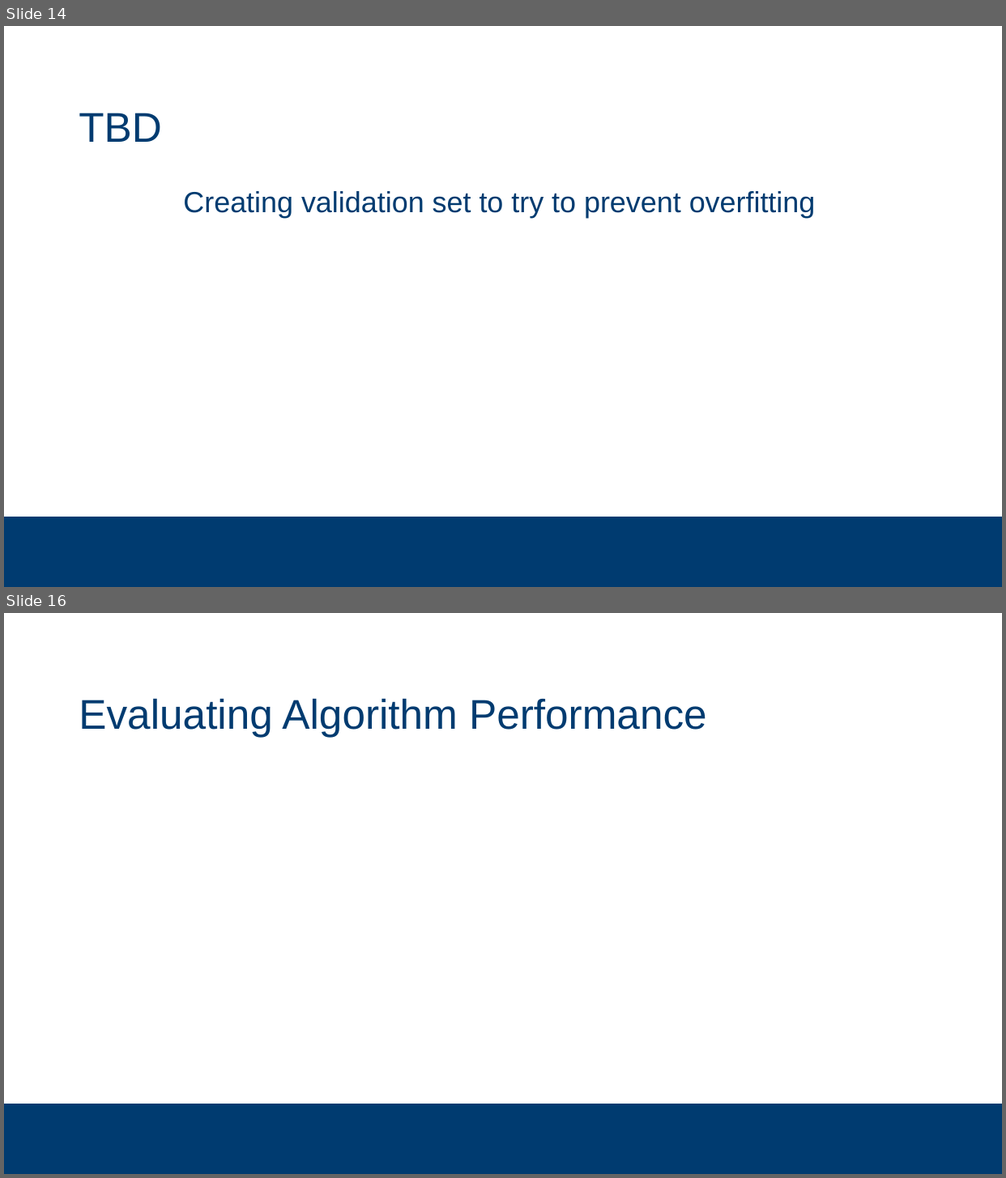
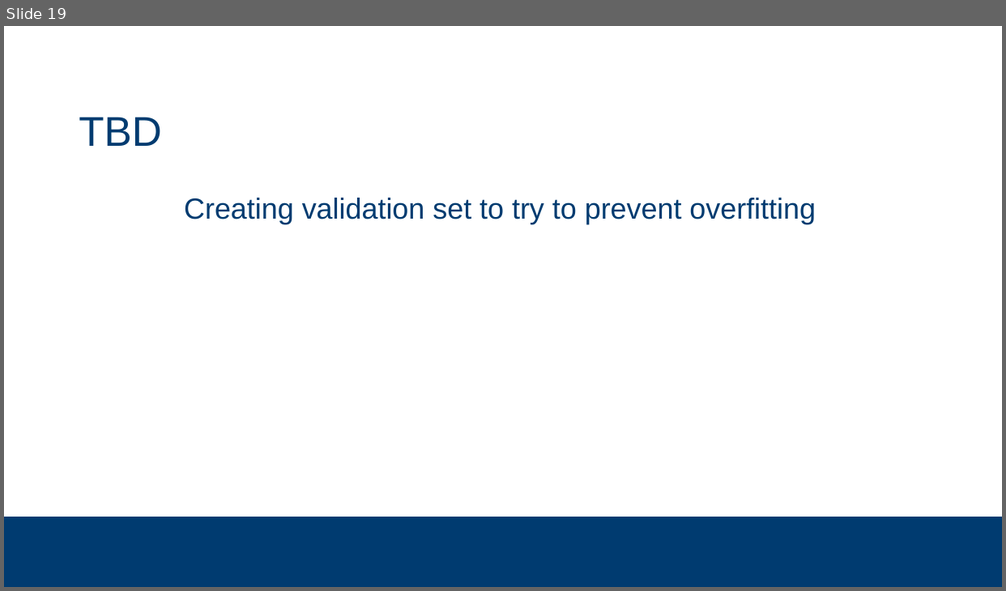
Before and after one commit to subsystem3/project, a slide deck: Final-Project-Team-2.pptx. Shown one above the other, each under a label of ours: slides 14 and 16 before the commit, slide 19 after it; the slides between them are not shown. The pictures are 1006x1178 and 1006x591 pixels, drawn with LibreOffice and Linux fonts; fonts in the diff are those of the drawing; background and template pictures are left out. Boxes give left, top, right and bottom in pixels: in the first picture for what was removed or moved away, otherwise in the second. Text is boxed around its words. In the diff, an @@ line names an element or a change of style, - is before the commit and + after.

```diff
--- a/Final-Project-Team-2.pptx
+++ b/Final-Project-Team-2.pptx
@@ slide 16 removed at [4,613,1002,1174], background #FFFFFF; not listed: 1 template element that a slide beside it also shows @@
@@ title removed at [79,698,707,737] @@
-Evaluating Algorithm Performance
@@ what was slide 14 is now slide 19 @@
@@ slide 19 changed as well @@
@@ title "TBD" at [79,117,162,146]: line spacing 42pt to 1.05 @@
@@ text "Creating validation set to try ..." at [184,198,816,224]: line spacing 32pt to 1.14; less space between paragraphs @@
```
Also in this commit, not shown: 14 other slides changed, 12 slides added, 5 other slides removed.
